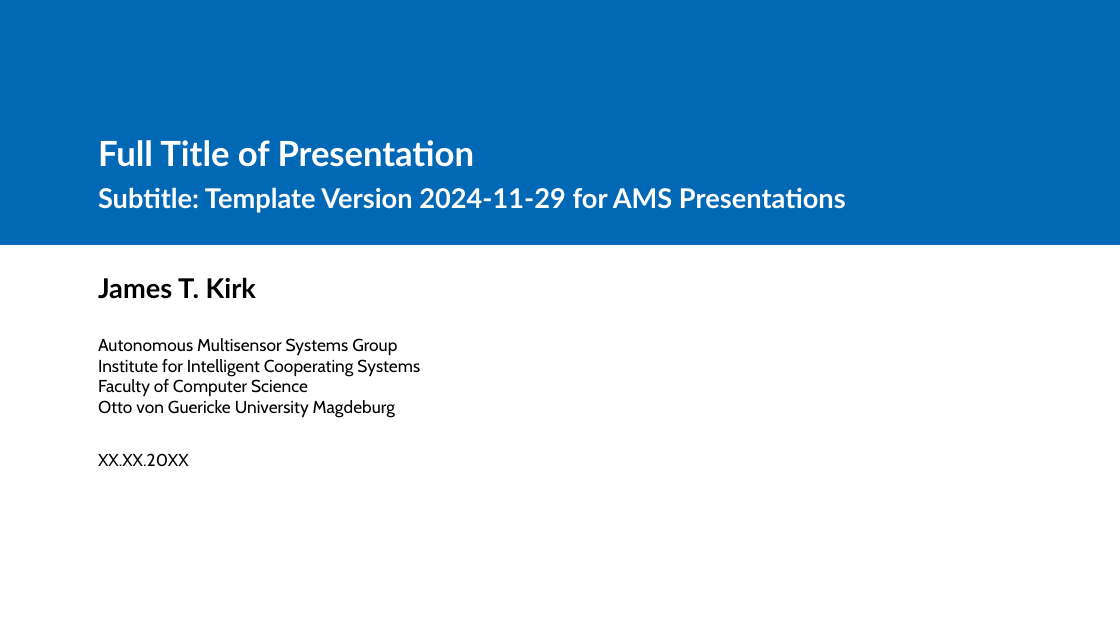
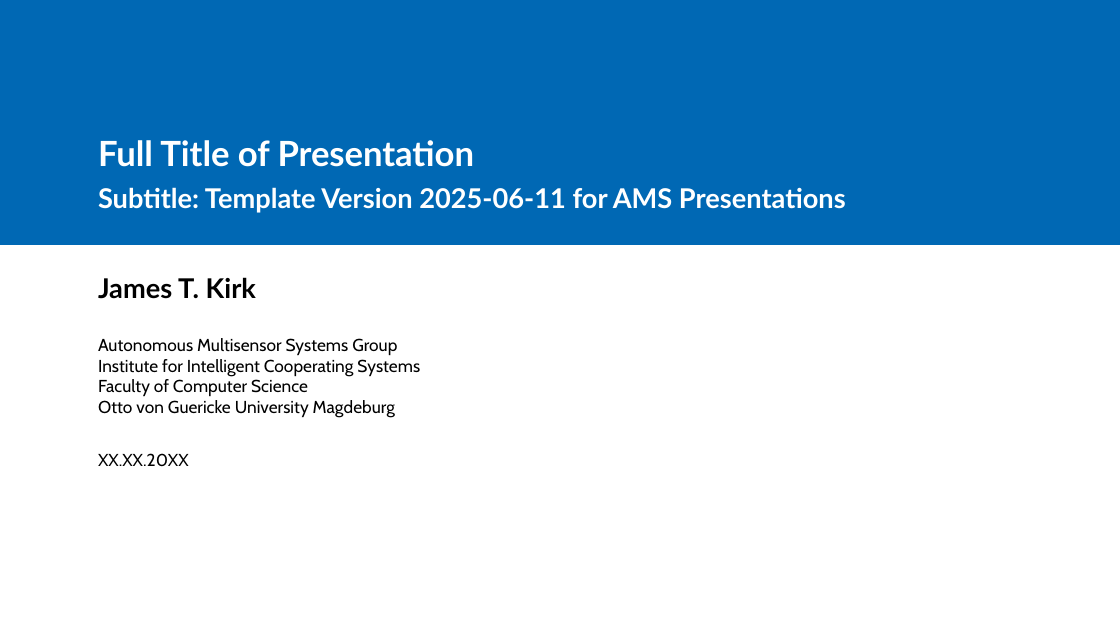
Before and after one commit to OVGU-AMS/Templates, a slide deck: slide 1 of Presentations/Powerpoint/Template.potx. Drawn at 1120x630 pixels with LibreOffice and Linux fonts; fonts in the diff are those of the drawing; background and template pictures are left out. Boxes give left, top, right and bottom in pixels: in the first picture for what was removed or moved away, otherwise in the second. Text is boxed around its words. In the diff, an @@ line names an element or a change of style, - is before the commit and + after.

Commit message:
Interword spacing in LaTeX template corrected

```diff
--- a/Presentations/Powerpoint/Template.potx
+++ b/Presentations/Powerpoint/Template.potx
@@ subtitle at [98, 187, 846, 213]: text changed @@
-Subtitle: Template Version 2024-11-29 for AMS Presentations
+Subtitle: Template Version 2025-06-11 for AMS Presentations
```
Also in this commit, not shown: 2 other slides changed, 3 other files.
